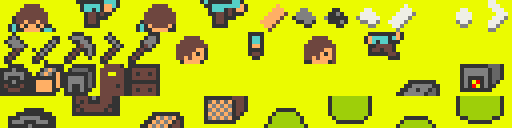
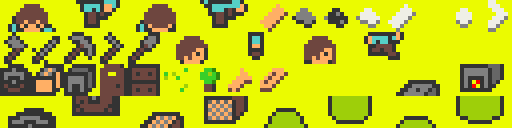
Layers edited between the first and the second 512px x 128px image:
painted on "character_idle.bmp" over [left=164, top=68, right=288, bottom=92]
